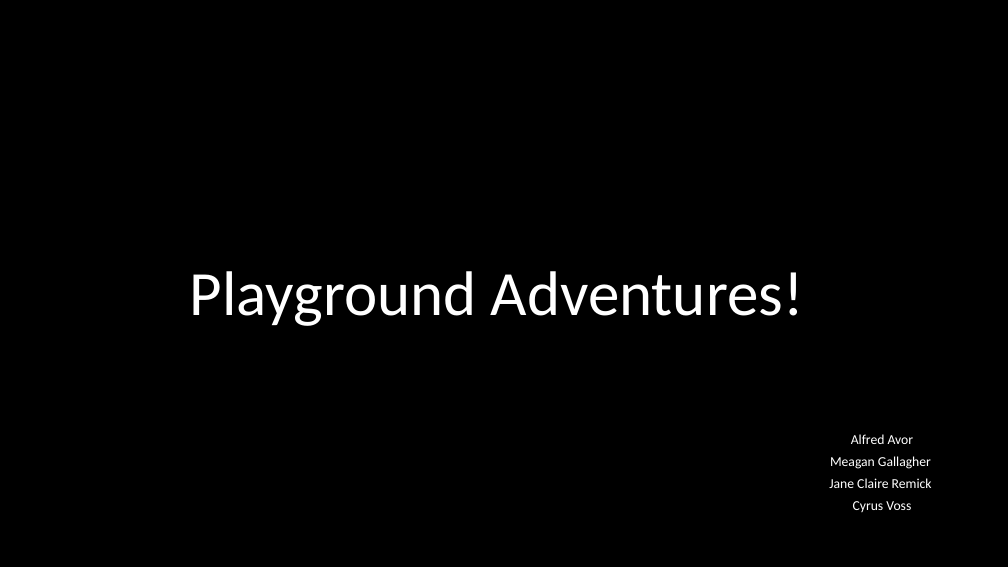
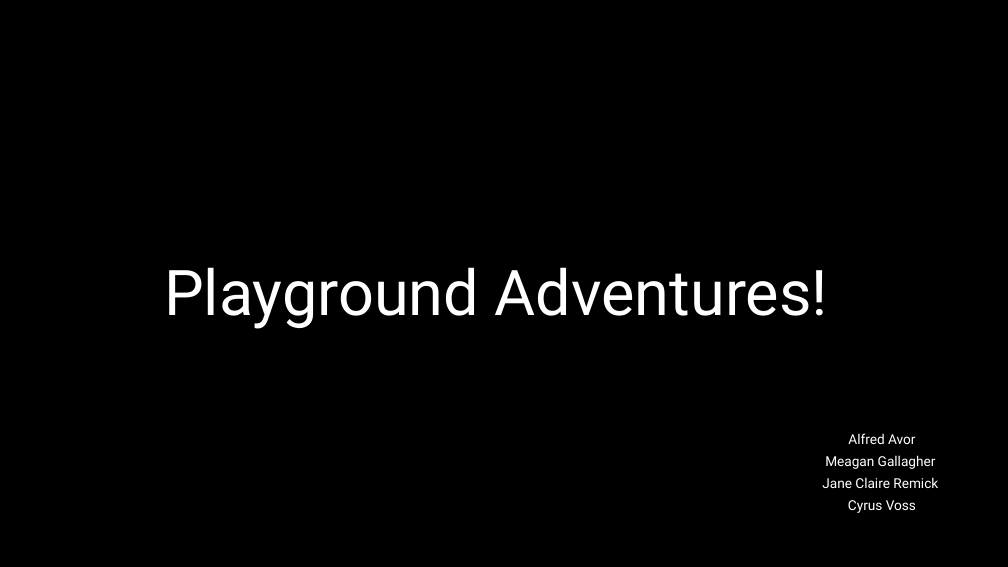
Before and after one commit to mgallagher06/GWCB_project-1, a slide deck: slide 1 of Playground Adventures!.pptx. Drawn at 1008x567 pixels with LibreOffice and Linux fonts; fonts in the diff are those of the drawing; background and template pictures are left out. Boxes give left, top, right and bottom in pixels: in the first picture for what was removed or moved away, otherwise in the second. Text is boxed around its words. In the diff, an @@ line names an element or a change of style, - is before the commit and + after.

```diff
--- a/Playground Adventures!.pptx
+++ b/Playground Adventures!.pptx
@@ title "Playground Adventures!" at (164, 267, 828, 329): font Calibri to Roboto @@
@@ subtitle "Alfred Avor" at (822, 433, 938, 513): font Calibri to Roboto @@
```
Also in this commit, not shown: 5 other slides changed.
